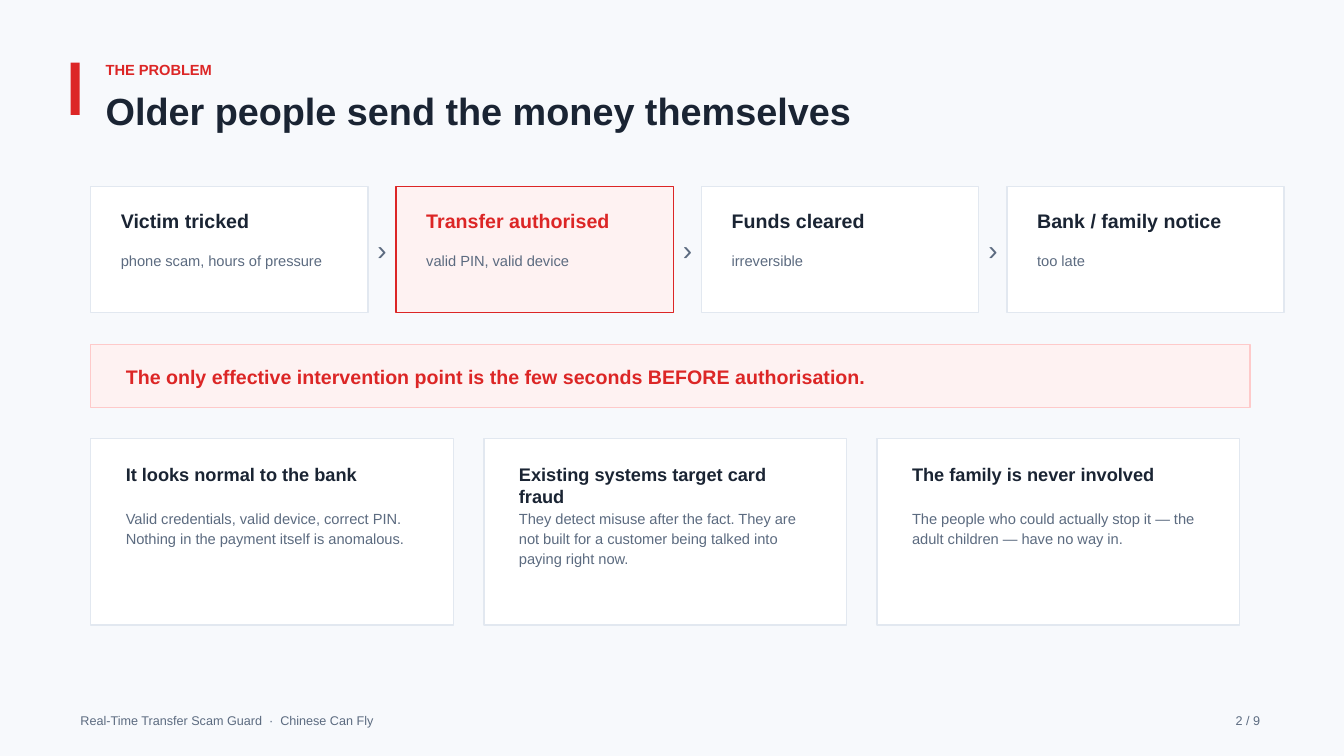
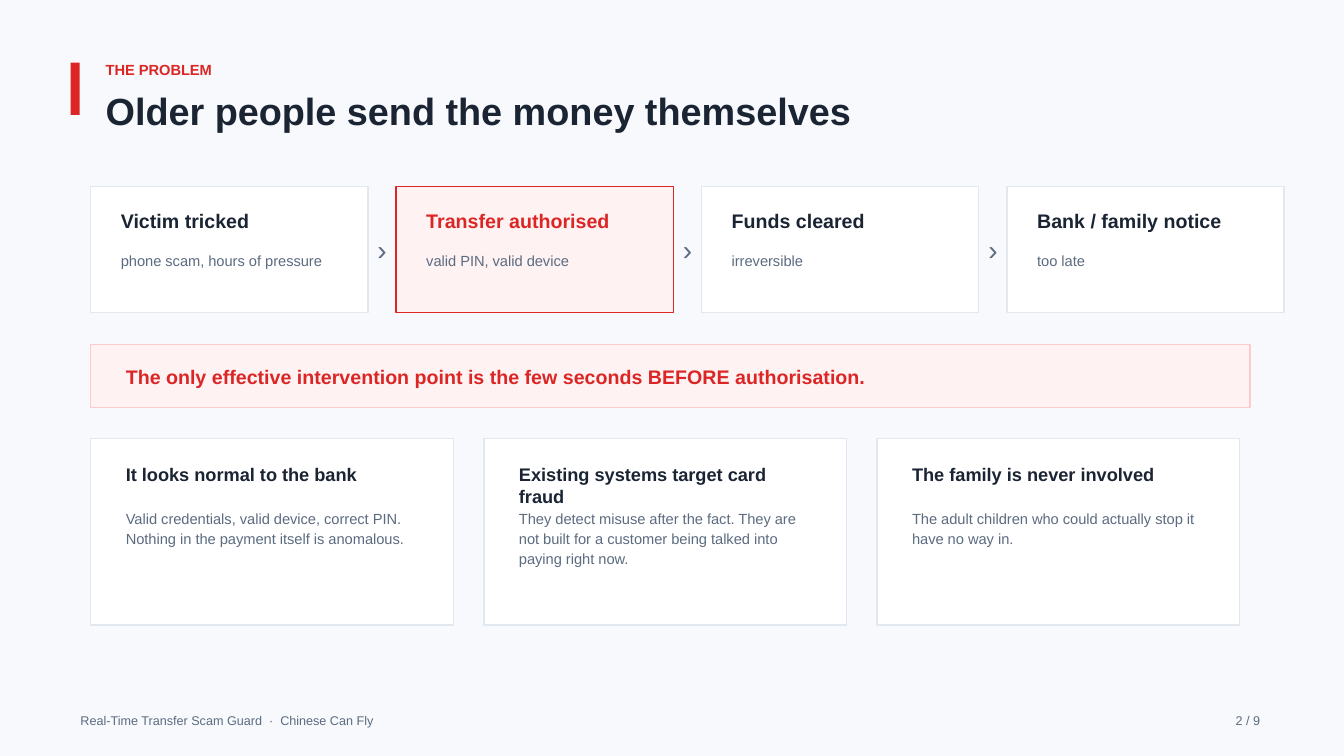
Before and after one commit to anvictor042-cyber/real-time-transfer-scam-guard, a slide deck: slide 2 of submission/pitch-deck.pptx. Drawn at 1344x756 pixels with LibreOffice and Linux fonts; fonts in the diff are those of the drawing. Boxes give left, top, right and bottom in pixels: in the first picture for what was removed or moved away, otherwise in the second. Text is boxed around its words. In the diff, an @@ line names an element or a change of style, - is before the commit and + after.

Commit message:
copy: remove AI writing tells across README, deck and submission text
Applied the humanizer pass: dropped the not-X-but-Y contrasts, the
one-line closers, the staged opener and most em dashes. Submission text
is shorter and states the same facts.

```diff
--- a/submission/pitch-deck.pptx
+++ b/submission/pitch-deck.pptx
@@ text at <box>912,513,1194,547</box>: text changed @@
-The people who could actually stop it — the adult children — have no way in.
+The adult children who could actually stop it have no way in.
```
Also in this commit, not shown: 5 other slides changed, 7 other files.
